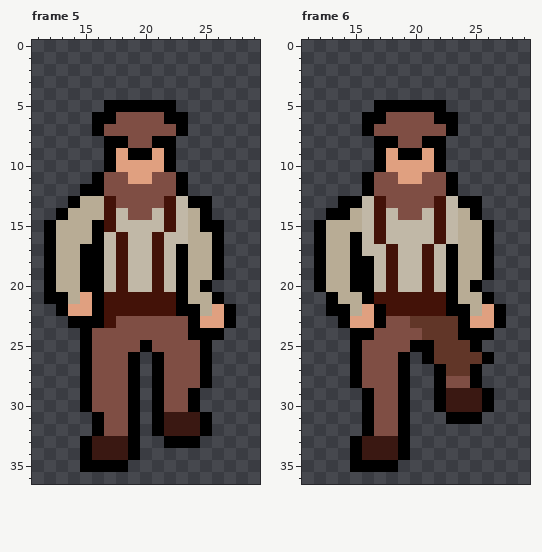
Animated GIF sprite -- packages/client/src/assets/villager/villager_down.gif. The first picture shows the starting point.
The file is 80x80 pixels, drawn in blocks of 2x2; one block is one cell here. Shown: frame 5: x 11..29, y 0..36; frame 6: x 11..29, y 0..36. The commit also changed other frames, which this record leaves out.
Once edited:
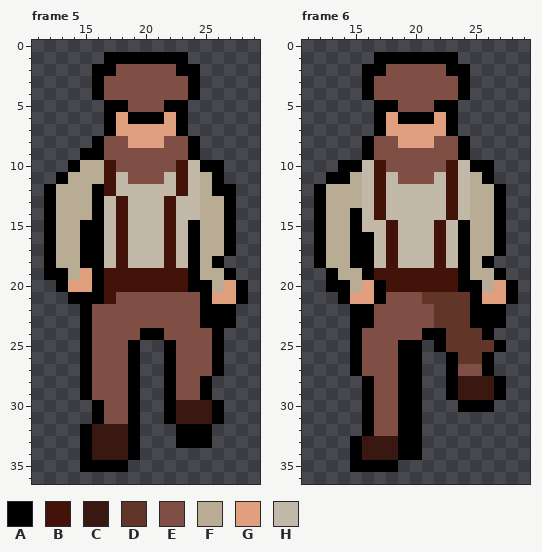
Palette (. is transparent): A #000000  B #431208  C #3a1812  D #613628  E #7f4e44  F #b8ac95  G #e0a080  H #c1b8a7
Change:
Changed rows in their new state; - is an unchanged pixel.
Frame 5:
first column x 12:
 1 -----AAAAAAA-----
 2 ----AAEEEEEAA----
 3 ----AEEEEEEEA----
 4 ----AEEEEEEEA----
 5 -------EEE-A-----
 6 ----.-GAAAG------
 7 ----.AGGGGG------
 8 ----AEEGGGEEA----
 9 ---AAEEEEEEEA----
10 --AFFBEEEEEBHAA--
11 -AFFFBHEE-HBHFA--
12 AFFF-BHHHHHBHFAA-
13 AFF-AHBHHH--HFFA-
14 AF--AHBHH---HFFA-
15 ---A-HB-----AFFA-
16 ---A-----HB-A-FA-
17 ---------HBHA-FA-
18 ---------HBHA----
19 -A-G-B-BB-BBA-FA-
20 .AGG-B-BB-BBA-FGA
21 ..AA--EEEEEEEAGGA
22 -..AEEEEEEEEEAA--
23 --.-EE------EAA--
24 --------AA--EE---
25 -------A..A--EA--
26 ---------.A--EA--
27 ---------.A--EA--
28 ---------.A------
29 ---------.A-EA---
30 ---.A----.ACCCA--
31 ---------.A--CA--
32 ---ACCC--..AA----
33 ----------.--A---
Frame 6:
first column x 12:
 1 -----AAAAAAA-----
 2 ----AAEEEEEAA----
 3 ----AEEEEEEEA----
 4 ----AEEEEEEEA----
 5 -------EEE-A-----
 6 ----.-GAAAG------
 7 ----.AGGGGG------
 8 ----AEEGGGEEA----
 9 ----AEEEEEEEA----
10 --AAHBEEEEEBHAA--
11 -AAFHBHEE-HBHFA--
12 AFFFHBHHHHHBHFFA-
13 AFFF--HHHHHBHFFA-
14 AFFA---HH-HBHFFA-
15 ---A-HB-----A-FA-
16 ----AHB-----A-FA-
17 ----A----HBHA-FA-
18 ---------HBHA----
19 .A-F-B-BB-BBA-FA-
20 .AAFGA-BB-BBA-FGA
21 -.AGGAEEEDDDDAGGA
22 -..AAEEEEEDDDAA--
23 --.AAE--EE--DAA--
24 ----E----AA-DD---
25 -------A-.A--DDA-
26 --------A..A-----
27 --------A-.AEEA--
28 ---.A---A-.ACCCA-
29 --------A-.A--CA-
30 --------A-..AA---
31 --------A--...---
32 --------A--------
33 --------A--------
34 --------A--------
Where, in picture pixels (left, top, right, bottom), the same in both pictures:
changed: (44, 52, 248, 448)
changed: (314, 52, 518, 460)
